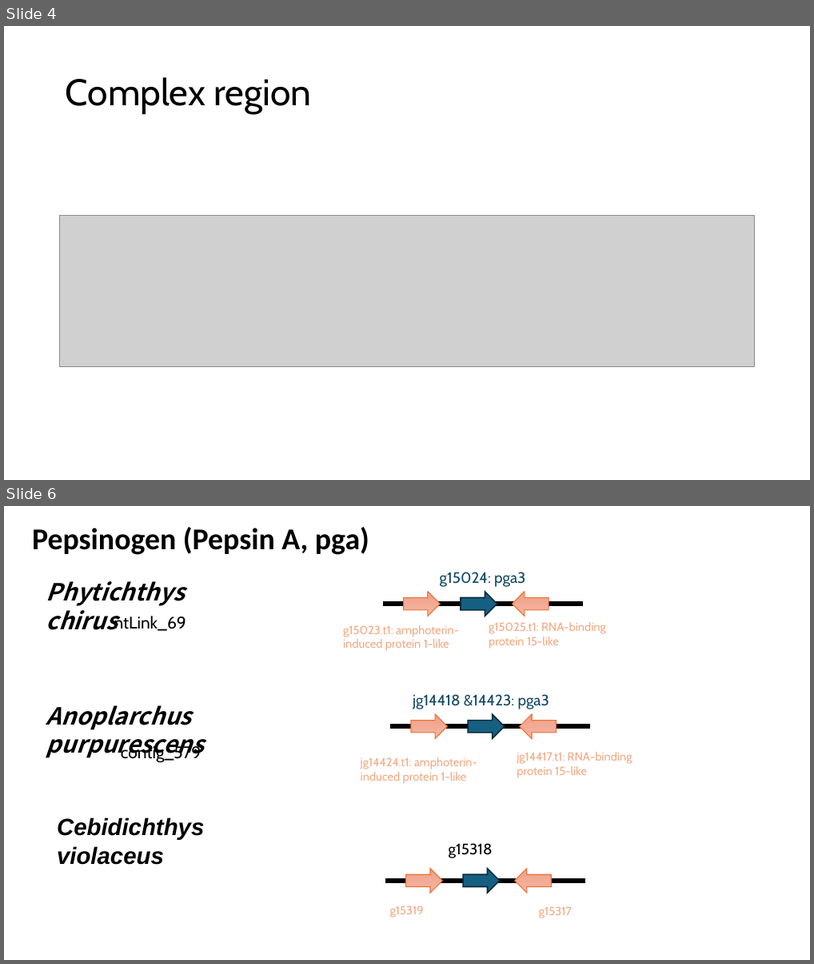
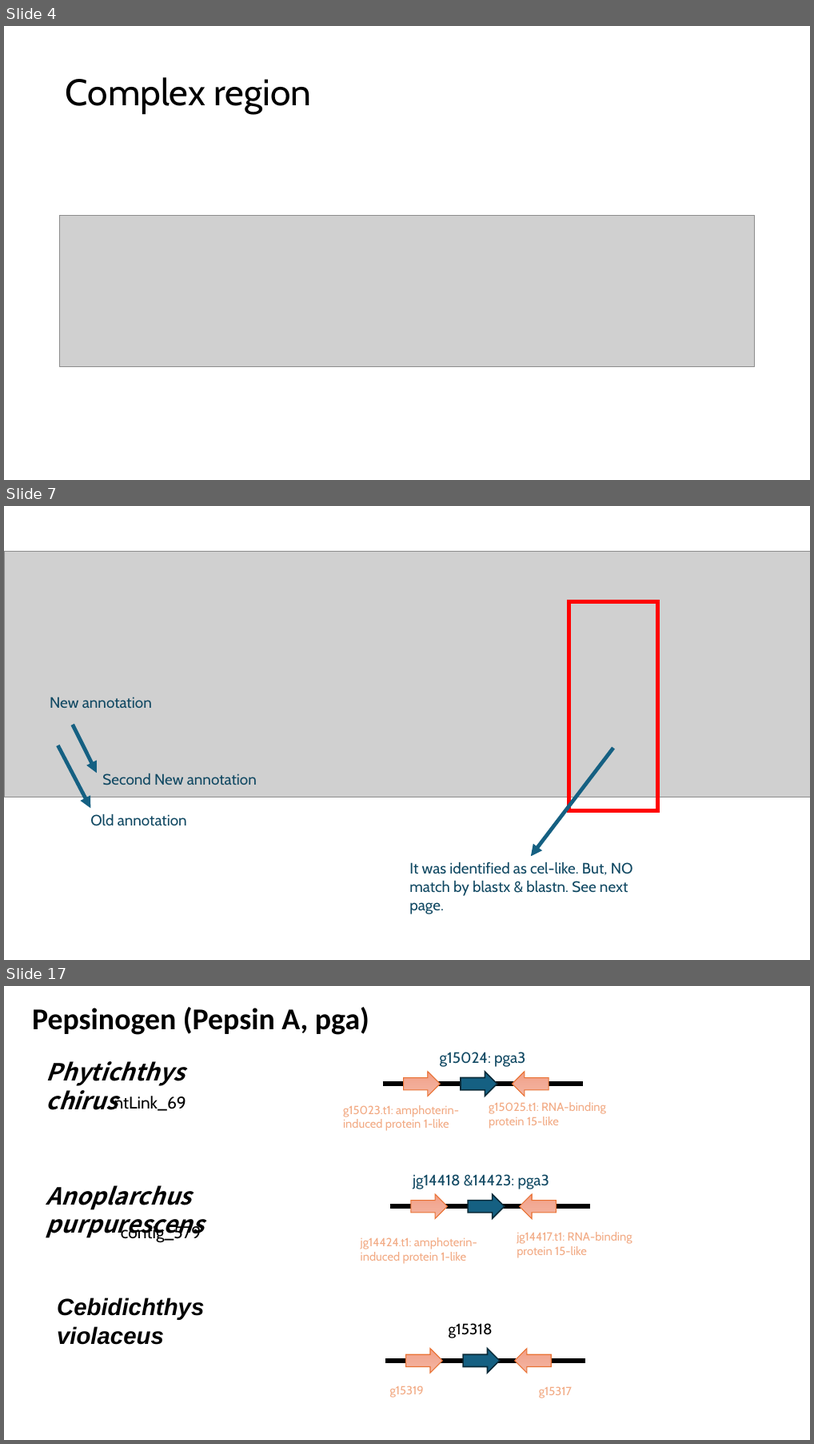
Before and after one commit to jyw-atgithub/fish-genome, a slide deck: synteny.pptx. Shown one above the other, each under a label of ours: slides 4 and 6 before the commit, slides 4, 7 and 17 after it; the slides between them are not shown. The pictures are 814x964 and 814x1444 pixels, drawn with LibreOffice and Linux fonts; fonts in the diff are those of the drawing; grey boxes stand for pictures. Boxes give left, top, right and bottom in pixels: in the first picture for what was removed or moved away, otherwise in the second. Text is boxed around its words. In the diff, an @@ line names an element or a change of style, - is before the commit and + after.

```diff
--- a/synteny.pptx
+++ b/synteny.pptx
@@ slide 7 added at box(4, 506, 810, 960), background #FFFFFF @@
@@ picture added at box(4, 552, 810, 797) @@
@@ rectangle added at box(569, 601, 658, 810), outline #FF0000 4.5 pt @@
@@ text added at box(50, 696, 152, 708), 18 pt, text #104862 @@
+New annotation
@@ arrow added from (58, 745) to (90, 808), #156082 4.5 pt @@
@@ arrow added from (72, 724) to (97, 772), #156082 4.5 pt @@
@@ arrow added from (614, 748) to (531, 856), #156082 4.5 pt @@
@@ text added at box(102, 773, 257, 785), 18 pt, text #104862 @@
+Second New annotation
@@ text added at box(90, 813, 187, 826), 18 pt, text #104862 @@
+Old annotation
@@ text added at box(410, 861, 634, 914), 18 pt, text #104862 @@
+It was identified as cel-like. But, NO match by blastx & blastn. See next page.
@@ what was slide 6 is now slide 17 @@
```
Also in this commit, not shown: 9 slides changed, 10 other slides added, 4 other files.
